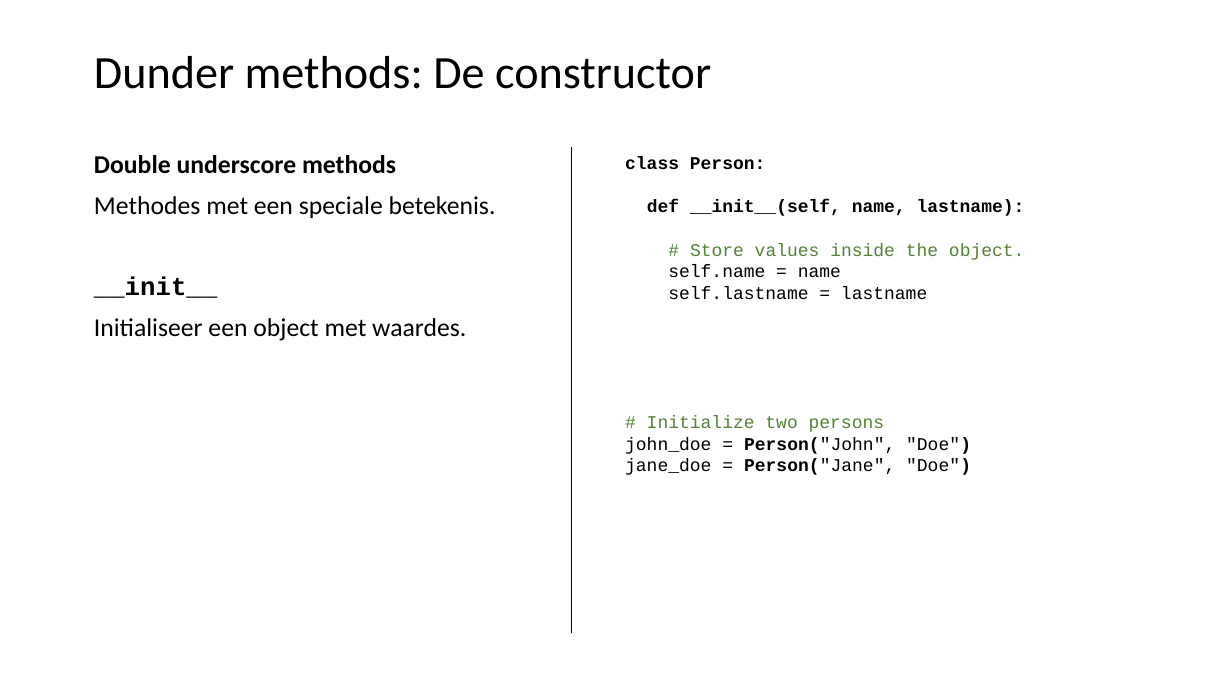
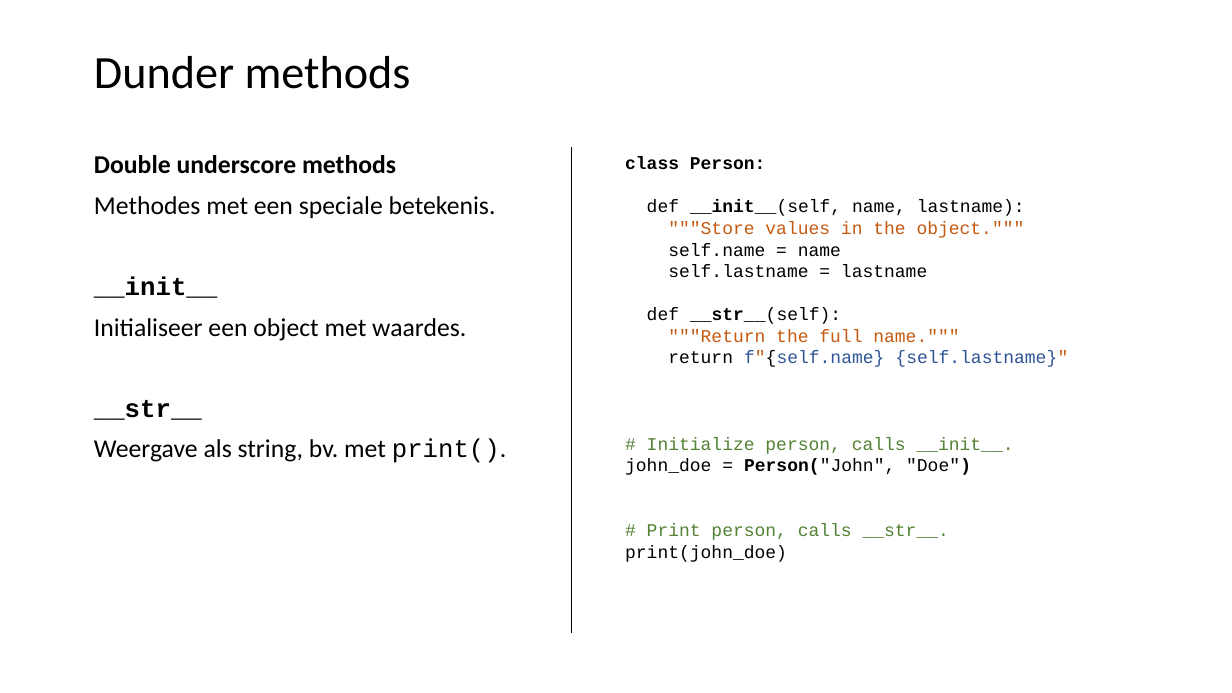
Before and after one commit to LFKoning/knowledge-sharing, a slide deck: slide 54 of python_course/1_basics_classes/python_cursus_1.pptx. Drawn at 1232x693 pixels with LibreOffice and Linux fonts; fonts in the diff are those of the drawing. Boxes give left, top, right and bottom in pixels: in the first picture for what was removed or moved away, otherwise in the second. Text is boxed around its words. In the diff, an @@ line names an element or a change of style, - is before the commit and + after.

```diff
--- a/python_course/1_basics_classes/python_cursus_1.pptx
+++ b/python_course/1_basics_classes/python_cursus_1.pptx
@@ title at bbox=[94, 56, 411, 89]: text changed @@
-Dunder methods: De constructor
+Dunder methods
@@ text at bbox=[647, 200, 1025, 216]: bold off in "def __init__(self, name, lastname):" @@
@@ text at bbox=[668, 222, 1025, 238]: text changed; text colour #548235 to #C55A11 @@
-# Store values inside the object.
+"""Store values in the object."""
@@ text at bbox=[647, 308, 1068, 454]: text changed @@
-# Initialize two persons
+def __str__(self):
+"""Return the full name."""
+return f"{self.name} {self.lastname}"
+# Initialize person, calls __init__.
@@ text at bbox=[94, 400, 507, 463]: paragraphs added @@
+__str__
+Weergave als string, bv. met print().
@@ text at bbox=[625, 524, 949, 562]: text changed; text colour #000000 to #548235 @@
-jane_doe = Person("Jane", "Doe")
+# Print person, calls __str__.
+print(john_doe)
```
Also in this commit, not shown: 6 other slides changed, 1 slide added, 3 other files.
